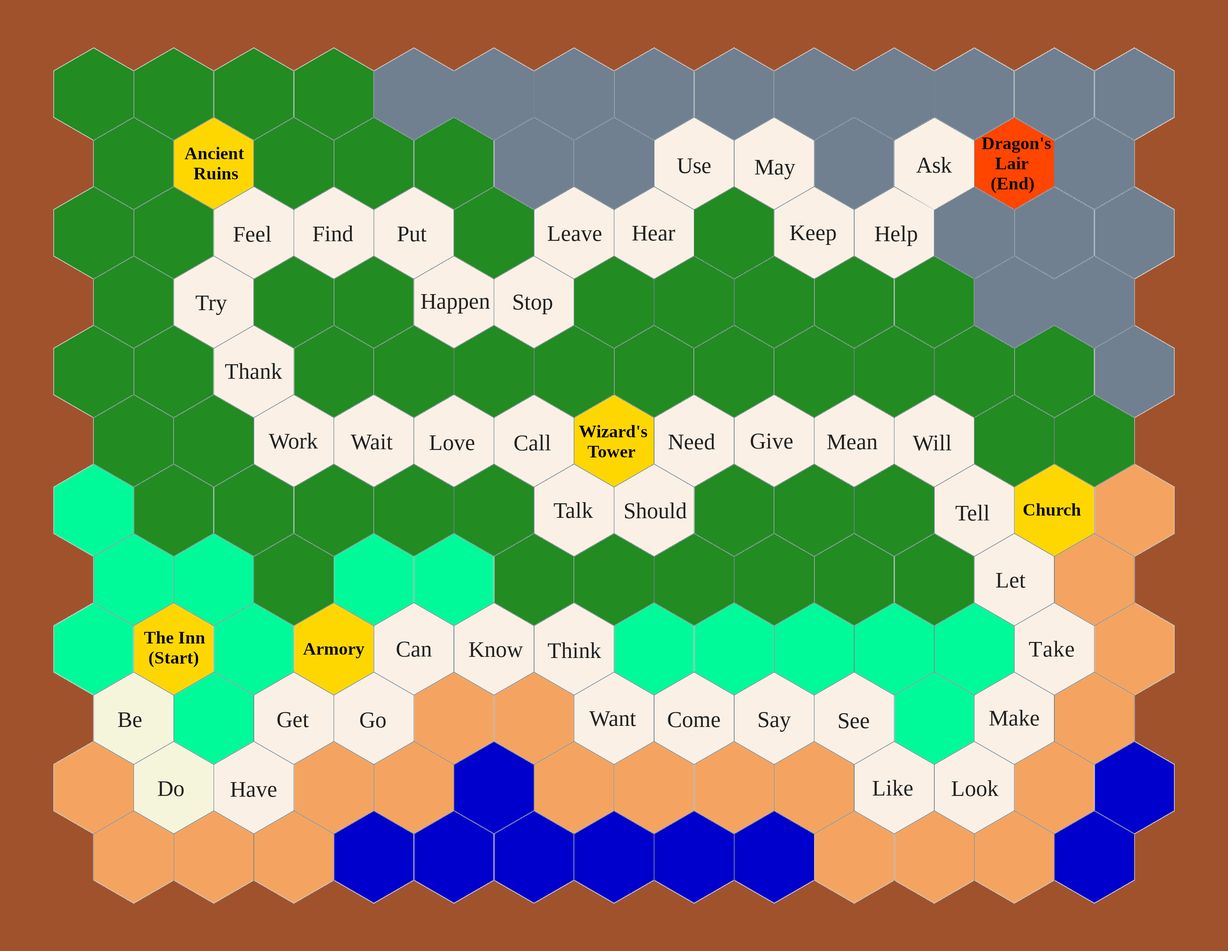
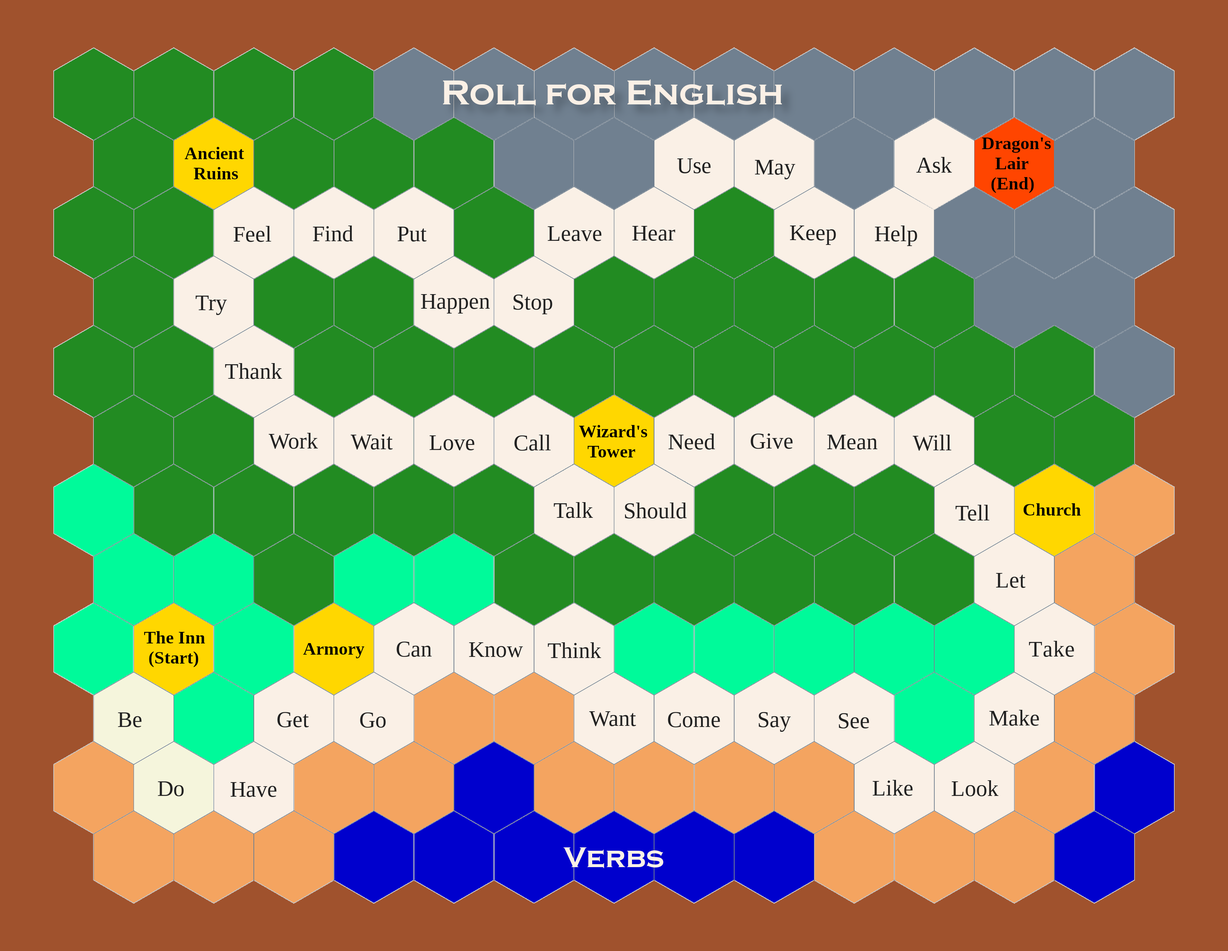
Comparing the layer stacks of the two 1228×951 images. Changes:
added layer "Verbs" above "Map.png" over bbox(563, 847, 664, 869)
painted on "Map.png" over bbox(442, 70, 935, 118)
